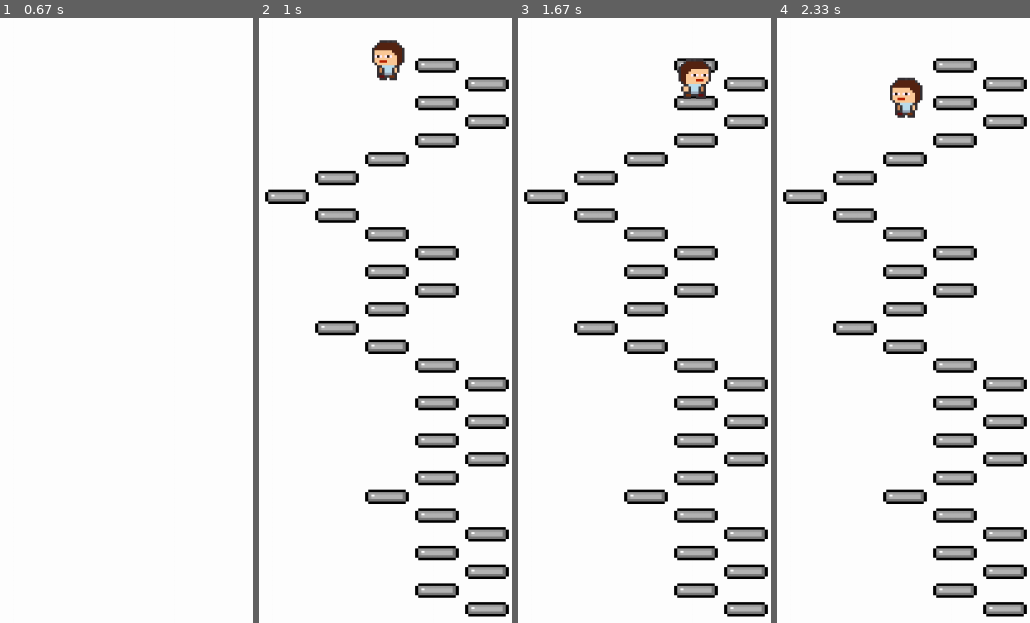
Above: before the commit, frames 1-4 (left to right).
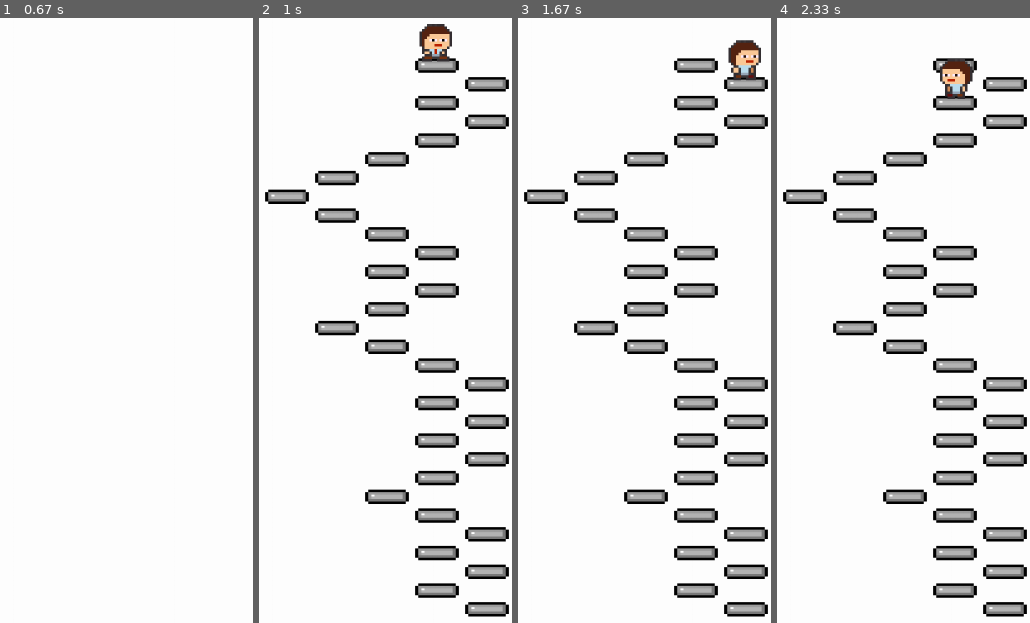
Above: after the commit, the same moments.

Repository: Junction-X-2021/depy-the-dev-pygame
Game: pygame game, started from main.py
Same seed, same stepped clock (60 frames per second), same inputs: the game is played once before the commit and once after it.
Inputs:
- Up to frame 1 (0.67 s): tap Enter at 0.33 s
- Up to frame 2 (1 s): hold Left from 0.67 s (still down); tap Space at 0.73 s
- Up to frame 3 (1.67 s): release Left at 1.13 s; hold Right from 1.17 s (still down); tap Space at 1.23 s
- Up to frame 4 (2.33 s): release Right at 1.8 s; hold Left from 1.83 s (still down); tap Space at 1.9 s

Frame 1 is identical in both runs. In frame 2, 1.4% of the frame differs, in the area x 44-77%, y 0-11%; in frame 3, 1.4%, in the area x 63-97%, y 3-14%; in frame 4, 1.4%.

Commit message:
개발자가 계단 밖으로 못 움직이도록 수정

Diff:
--- a/singleplay.py
+++ b/singleplay.py
@@ -35,13 +35,13 @@
     for block_x, block_y in block_list:
         screen.blit(block_img, [block_x*80, block_y*30+100])
     # 플레이어 이동
-    if key_event.type == pygame.KEYDOWN:
-        if key_event.key == pygame.K_LEFT:
+    if key_event.type == pygame.KEYDOWN and player.y < 30*current_stage - 1:
+        if key_event.key == pygame.K_LEFT and block_list[player.y + 1][0] == player.x - 1:
             player.move_to_left()
-        elif key_event.key == pygame.K_RIGHT:
+        elif key_event.key == pygame.K_RIGHT and block_list[player.y + 1][0] == player.x + 1:
             player.move_to_right()
     player.draw(screen)
-    if player.y == 30*current_stage:
+    if player.y == 30*current_stage - 1:
         current_stage += 1
         game_running = False
 
